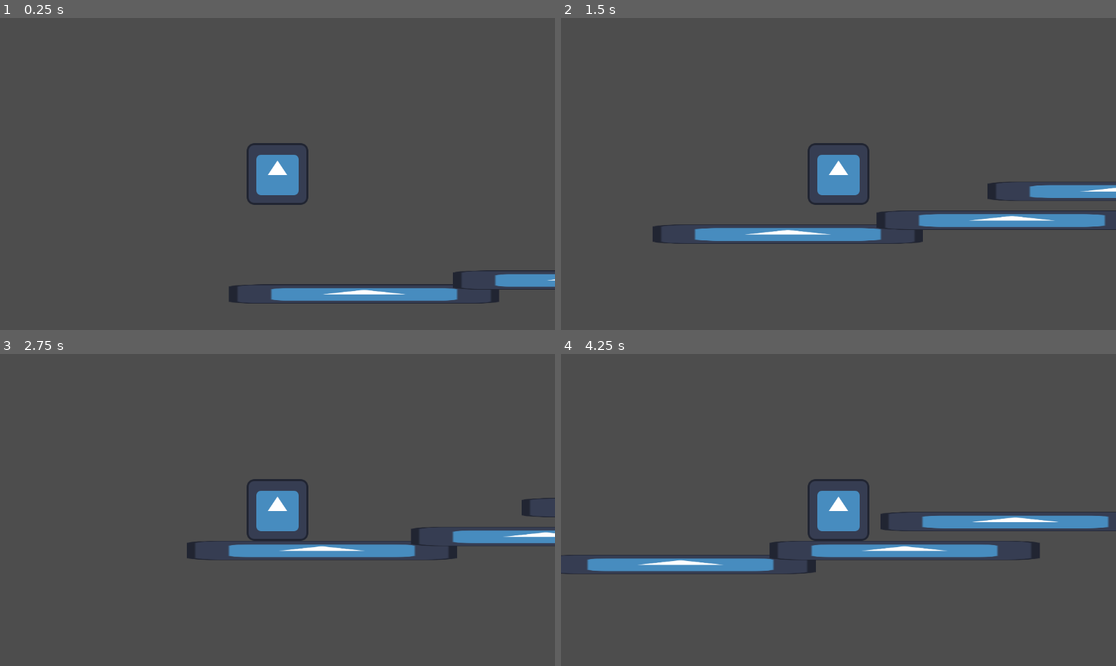
Above: before the commit, frames 1-4 (two rows, left to right).
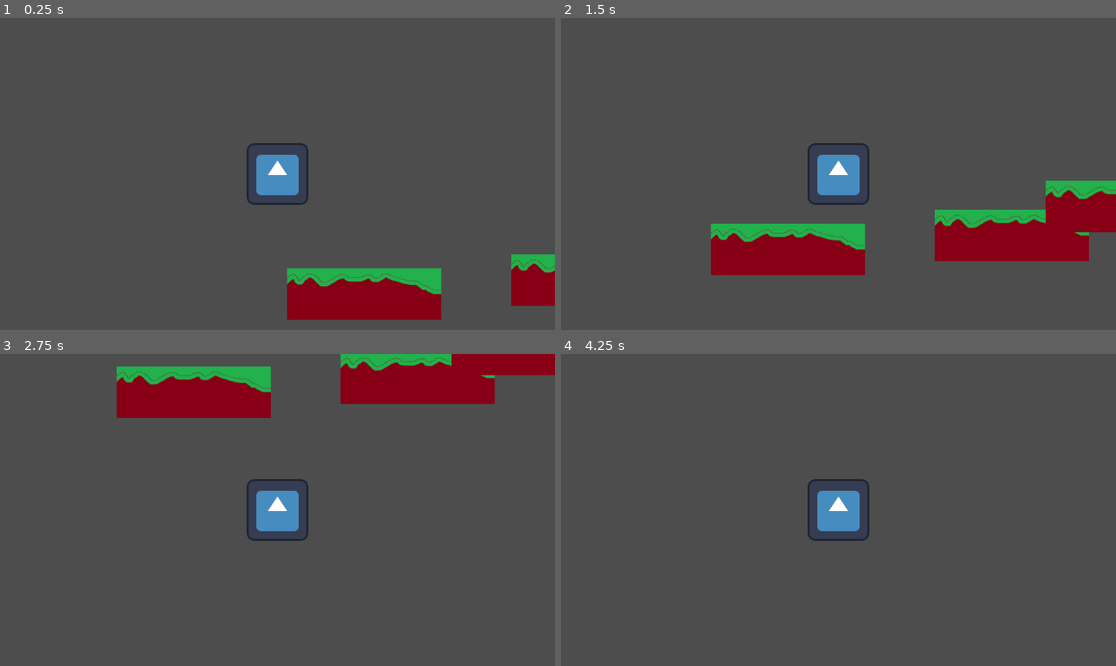
Above: after the commit, the same moments.

Repository: KRuson17/Klankier
Game: Godot game, scene res://Sceny/world.tscn
Same seed, same stepped clock (60 frames per second), same inputs: the game is played once before the commit and once after it. The engine's default icon, where the game draws it, is replaced by a stand-in: a white triangle on a blue panel in a dark square.
Inputs:
- Up to frame 1 (0.25 s): no input
- Up to frame 2 (1.5 s): tap Enter (ui_accept) at 0.5, 0.77 s; hold Right (ui_right) from 0.53 s (still down)
- Up to frame 3 (2.75 s): tap Enter (ui_accept) at 1.52 s; release Right (ui_right) at 2.03 s; hold Left (ui_left) from 2.03 s (still down)
- Up to frame 4 (4.25 s): release Left (ui_left) at 2.78 s; hold Right (ui_right) from 2.78 s (still down); tap Enter (ui_accept) at 3.02, 3.77 s

The runs differ from the first frame. In frame 1, 6.7% of the frame differs, in the area x 41-100%, y 75-97%; in frame 2, 12%; in frame 3, 13%, in the area x 21-100%, y 0-67%; in frame 4, 5.2%.

Commit message:
add ground

Diff:
--- a/Sceny/ground.tscn
+++ b/Sceny/ground.tscn
@@ -1,16 +1,15 @@
 [gd_scene load_steps=3 format=3 uid="uid://bp6ibj62aa5lx"]
 
-[ext_resource type="Texture2D" uid="uid://ducvg5a57oq24" path="res://asset/icon.svg" id="1_2j7xf"]
+[ext_resource type="Texture2D" uid="uid://ceb04j2o34ifi" path="res://asset/ground.png" id="1_ga0ai"]
 
 [sub_resource type="RectangleShape2D" id="RectangleShape2D_pt2ub"]
-size = Vector2(564, 40)
+size = Vector2(320, 105)
 
 [node name="ground" type="StaticBody2D"]
 
 [node name="Sprite2D" type="Sprite2D" parent="."]
-scale = Vector2(4.38281, 0.3125)
-texture = ExtResource("1_2j7xf")
+texture = ExtResource("1_ga0ai")
 
 [node name="CollisionShape2D" type="CollisionShape2D" parent="."]
-position = Vector2(-1, 0)
+position = Vector2(0, 0.5)
 shape = SubResource("RectangleShape2D_pt2ub")
Binary file added: asset/ground.png
Not shown, added: asset/ground.png.import
